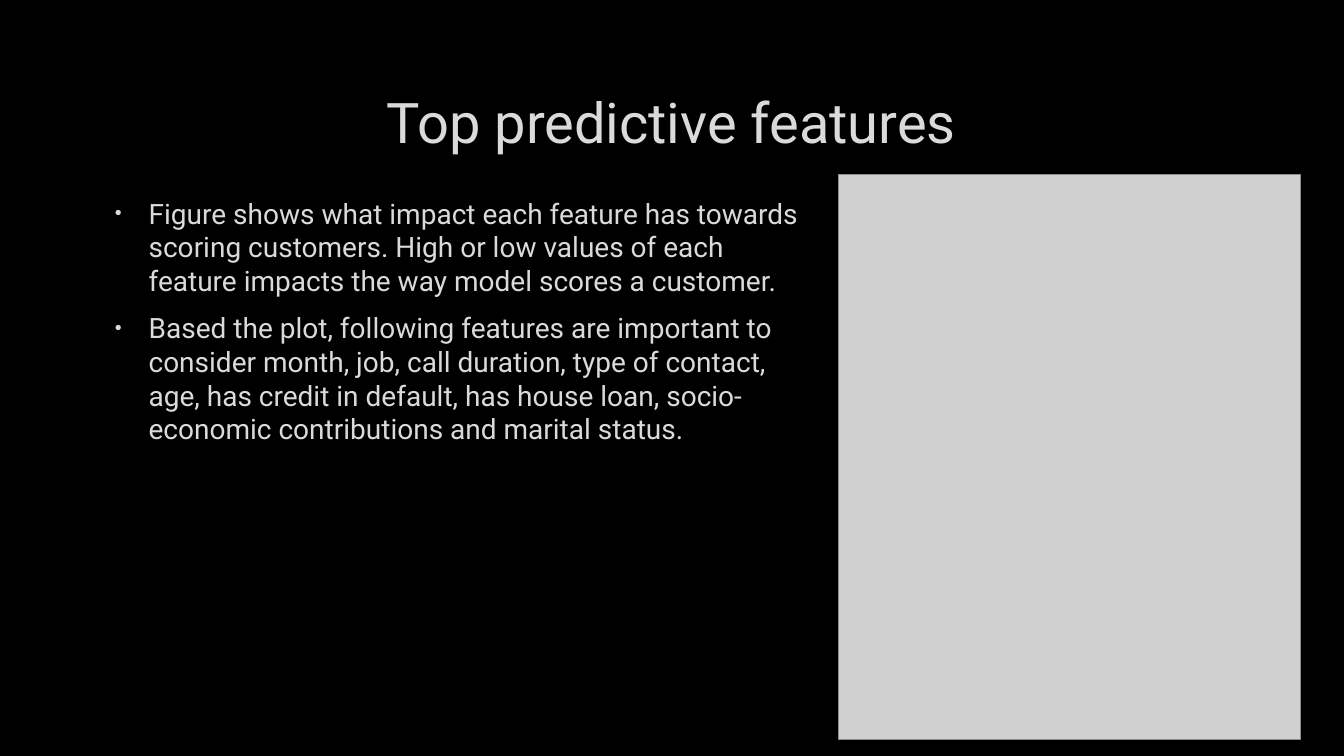
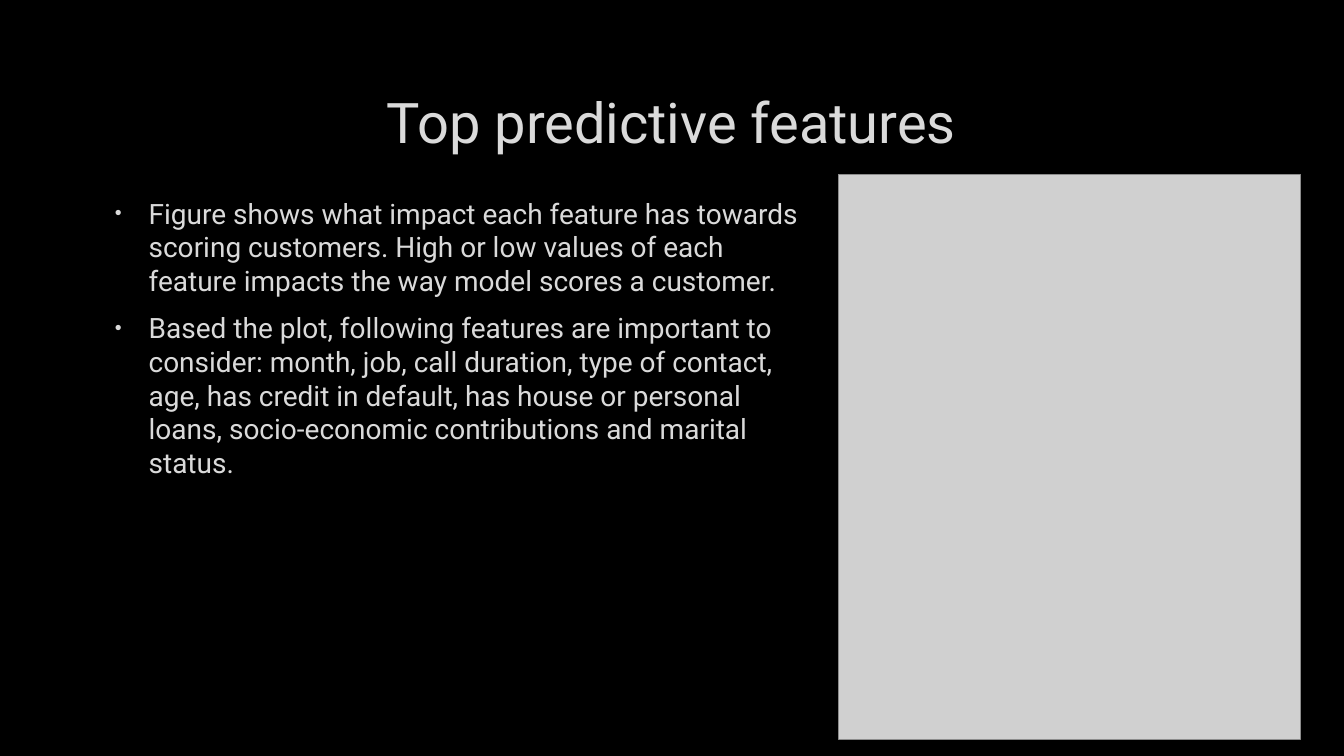
Before and after one commit to mpeikari/BankingChallenge, a slide deck: slide 5 of Predictive Model for Customer Product Purchase.pptx. Drawn at 1344x756 pixels with LibreOffice and Linux fonts; fonts in the diff are those of the drawing; grey boxes stand for pictures; background and template pictures are left out. Boxes give left, top, right and bottom in pixels: in the first picture for what was removed or moved away, otherwise in the second. Text is boxed around its words. In the diff, an @@ line names an element or a change of style, - is before the commit and + after.

```diff
--- a/Predictive Model for Customer Product Purchase.pptx
+++ b/Predictive Model for Customer Product Purchase.pptx
@@ text at (x1=149, y1=316, x2=772, y2=474): text changed @@
-• Based the plot, following features are important to consider month, job, call duration, type of contact, age, has credit in default, has house loan, socio-economic contributions and marital status.
+• Based the plot, following features are important to consider: month, job, call duration, type of contact, age, has credit in default, has house or personal loans, socio-economic contributions and marital status.
```
Also in this commit, not shown: 2 other slides changed, 1 other file.
